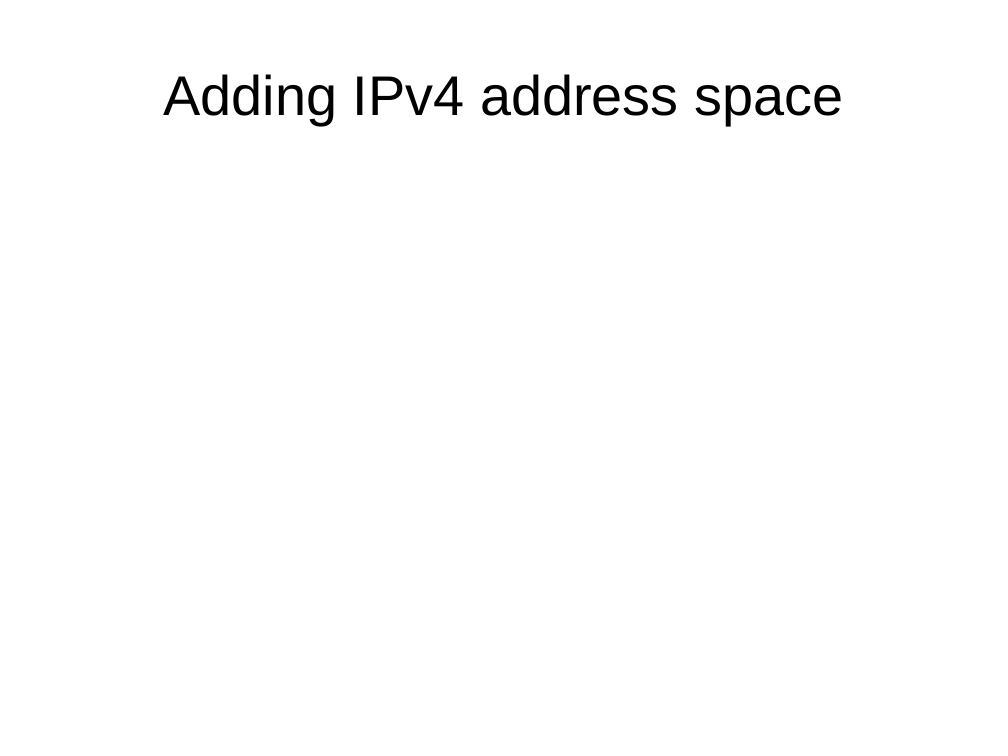
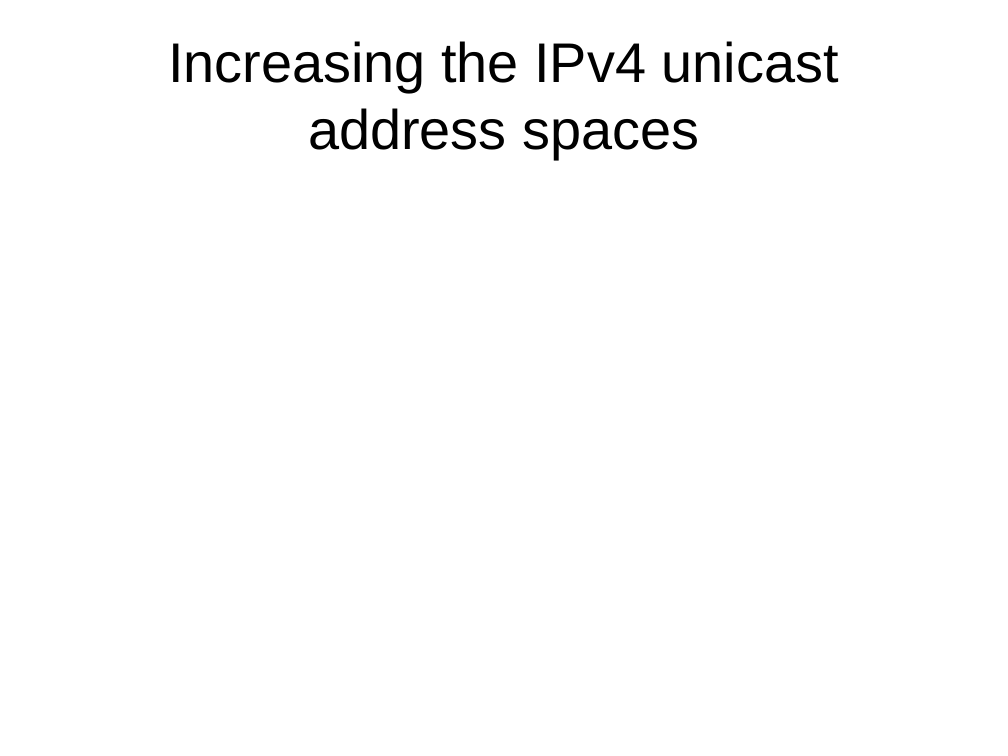
Before and after one commit to schoen/unicast-extensions, a slide deck: slide 1 of docs/preso.odp. Drawn at 1008x756 pixels with LibreOffice and Linux fonts; fonts in the diff are those of the drawing. Boxes give left, top, right and bottom in pixels: in the first picture for what was removed or moved away, otherwise in the second. Text is boxed around its words. In the diff, an @@ line names an element or a change of style, - is before the commit and + after.

```diff
--- a/docs/preso.odp
+++ b/docs/preso.odp
@@ title at (168, 41, 839, 159): text changed @@
-Adding IPv4 address space
+Increasing the IPv4 unicast
+address spaces
```
Also in this commit, not shown: 6 other slides changed, 4 slides added, 1 slide removed.
